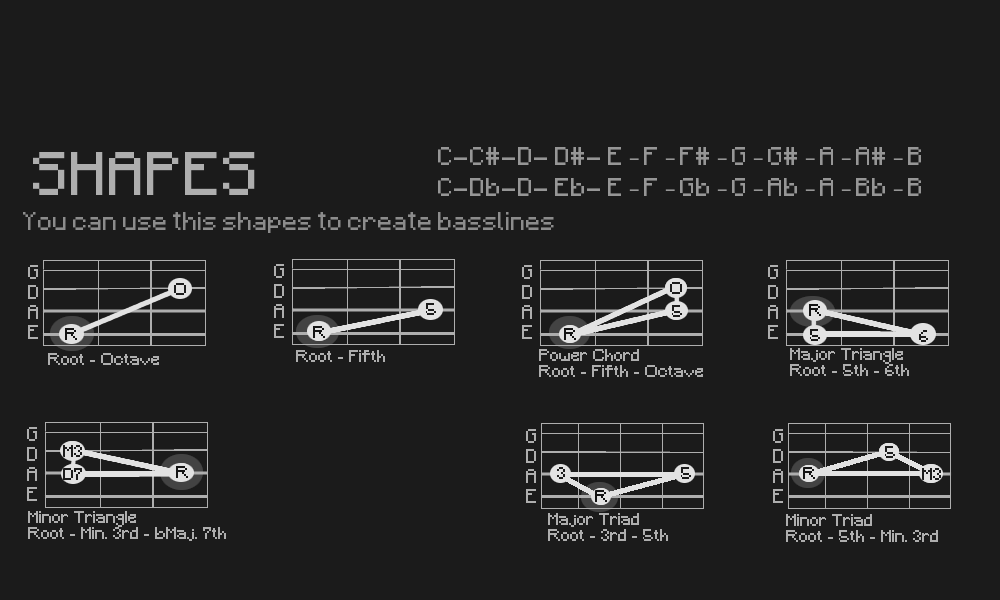
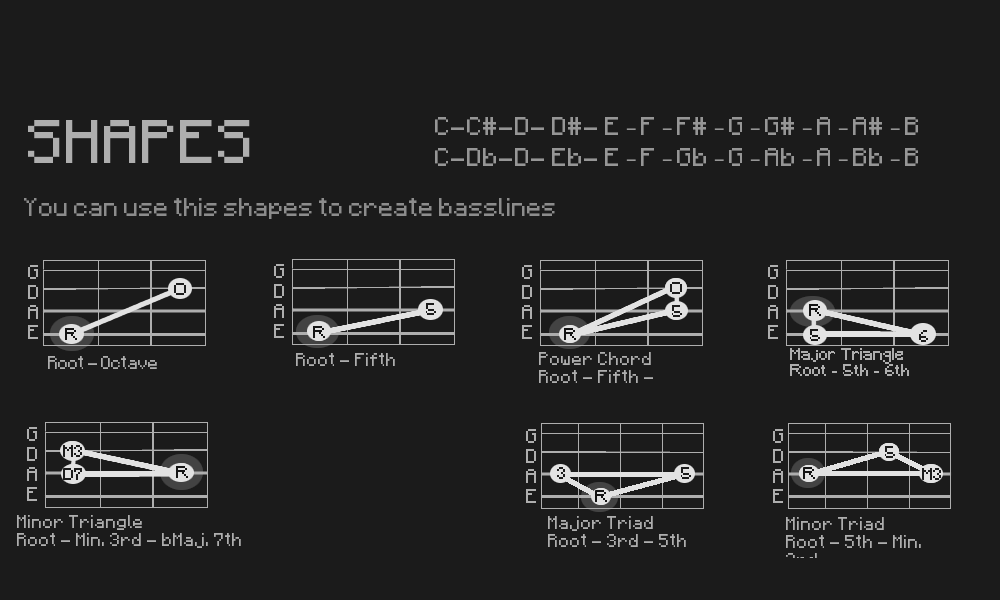
Comparing the layer stacks of the two w=1000, h=600 images. Changes:
painted on "SHAPES" over [28, 120, 255, 195]
painted on "You can use this shapes to cre..." over [23, 198, 555, 233]
painted on "C-C#-D- D#- E – F – F# – G – G..." over [435, 117, 921, 196]
painted on "Minor Triangle ..." over [17, 511, 241, 548]
painted on "Minor Triad ..." over [786, 514, 938, 558]
painted on "Major Triad ..." over [548, 513, 686, 547]
painted on "Power Chord ..." over [539, 349, 703, 383]
painted on "Root - Fifth" over [296, 350, 395, 366]
painted on "Root - Octave" over [48, 353, 159, 369]
